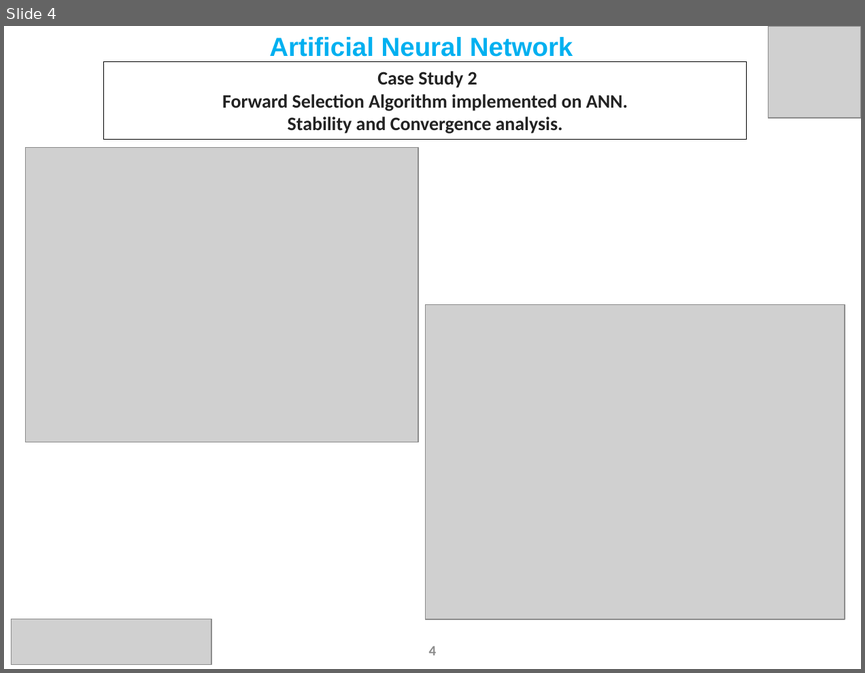
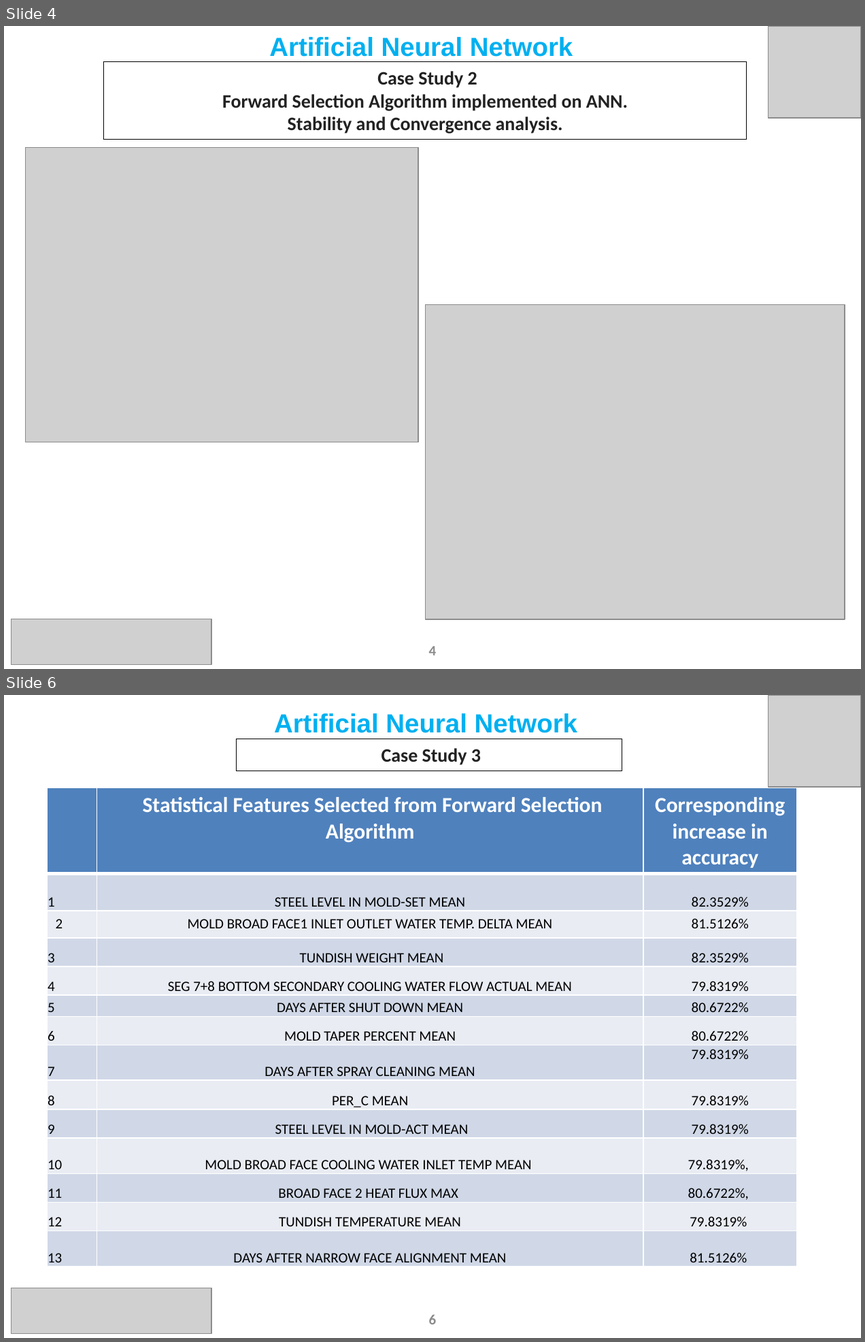
Before and after one commit to Subhigupta/Forward-Feature-Selection-Algorithm-on-AMNS-Data, a slide deck: ANN Update Slides June FFSA Updated.pptx. Shown one above the other, each under a label of ours: slide 4 before the commit, slides 4 and 6 after it; the slides between them are not shown. The pictures are 865x673 and 865x1342 pixels, drawn with LibreOffice and Linux fonts; fonts in the diff are those of the drawing; grey boxes stand for pictures. Boxes give left, top, right and bottom in pixels: in the first picture for what was removed or moved away, otherwise in the second. Text is boxed around its words. In the diff, an @@ line names an element or a change of style, - is before the commit and + after.

```diff
--- a/ANN Update Slides June FFSA Updated.pptx
+++ b/ANN Update Slides June FFSA Updated.pptx
@@ slide 6 added at (x1=4, y1=695, x2=861, y2=1338), background #FFFFFF @@
@@ text added at (x1=274, y1=713, x2=578, y2=733), 22 pt, text #00B0F0, bold @@
+Artificial Neural Network
@@ picture added at (x1=768, y1=695, x2=861, y2=787) @@
@@ rectangle added at (x1=236, y1=739, x2=621, y2=770), outline #000000 0.75 pt, 16 pt, text #222222, bold @@
+Case Study 3
@@ table added at (x1=47, y1=787, x2=797, y2=1269), 14 rows, 3 columns @@
+ | Statistical Features Selected from Forward Selection Algorithm | Corresponding increase in accuracy
+1 | STEEL LEVEL IN MOLD-SET MEAN | 82.3529%
+2 | MOLD BROAD FACE1 INLET OUTLET WATER TEMP. DELTA MEAN | 81.5126%
+3 | TUNDISH WEIGHT MEAN | 82.3529%
+4 | SEG 7+8 BOTTOM SECONDARY COOLING WATER FLOW ACTUAL MEAN | 79.8319%
+5 | DAYS AFTER SHUT DOWN MEAN | 80.6722%
+6 | MOLD TAPER PERCENT MEAN | 80.6722%
+7 | DAYS AFTER SPRAY CLEANING MEAN | 79.8319%
+8 | PER_C MEAN | 79.8319%
+9 | STEEL LEVEL IN MOLD-ACT MEAN | 79.8319%
+10 | MOLD BROAD FACE COOLING WATER INLET TEMP MEAN | 79.8319%,
+11 | BROAD FACE 2 HEAT FLUX MAX | 80.6722%,
+12 | TUNDISH TEMPERATURE MEAN | 79.8319%
+13 | DAYS AFTER NARROW FACE ALIGNMENT MEAN | 81.5126%
@@ picture added at (x1=11, y1=1288, x2=211, y2=1334) @@
@@ page number added at (x1=429, y1=1314, x2=436, y2=1324), 12 pt, text #8C8C8C, bold @@
+6
```
Also in this commit, not shown: 5 other slides added, 22 other files.
